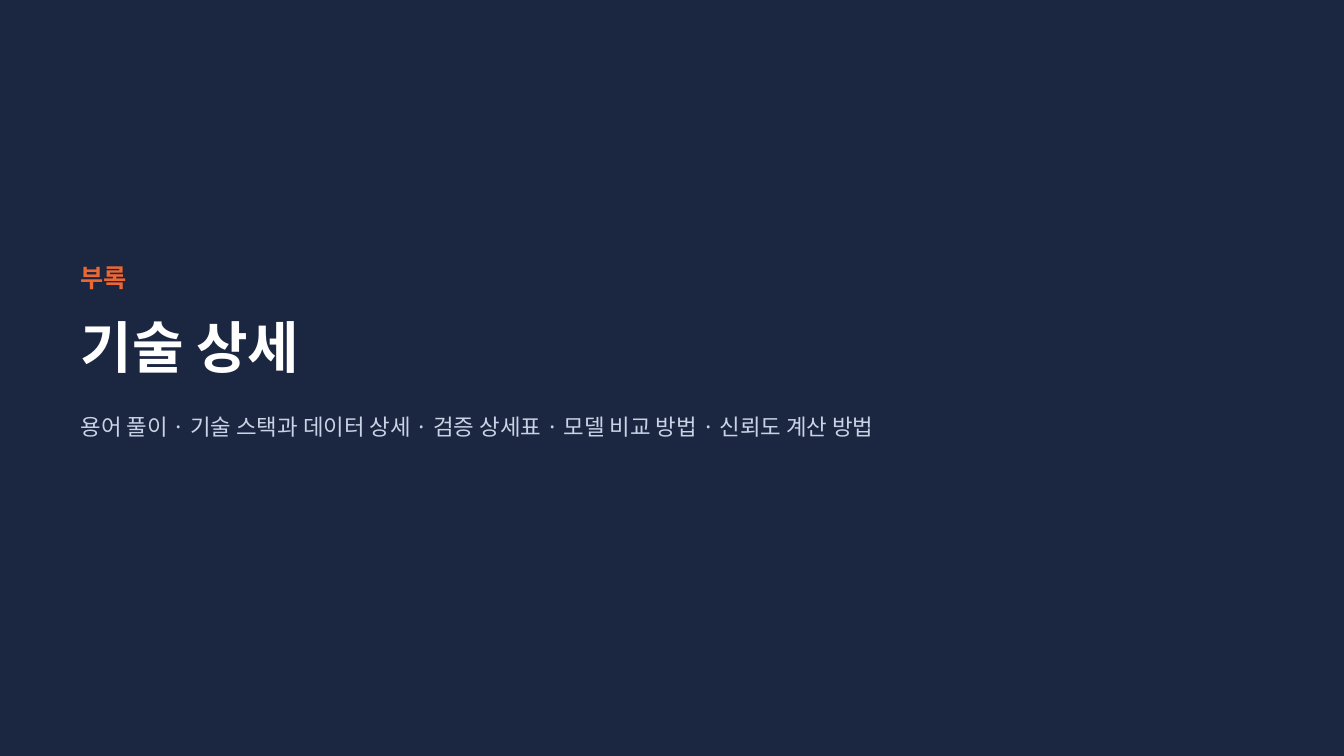
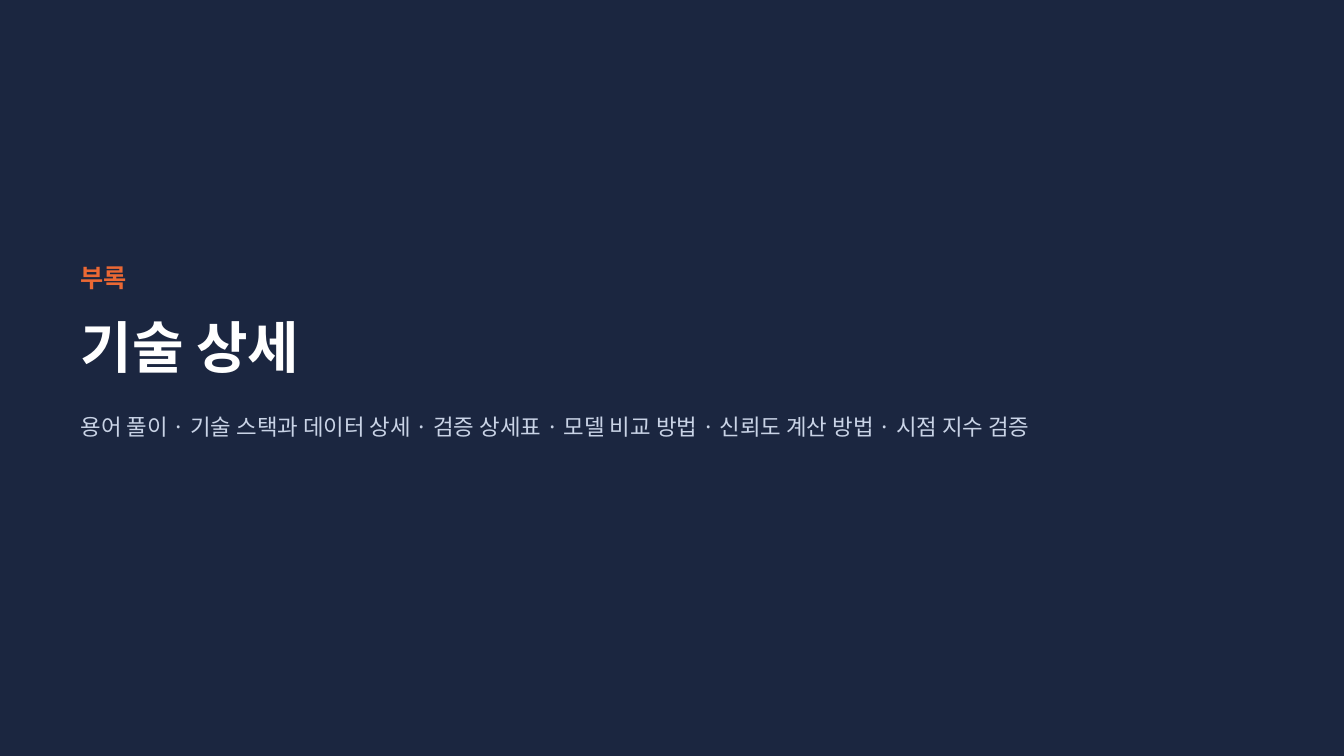
Before and after one commit to KimInSeok-DA/DA_Seoul_Villa_AVM, a slide deck: slide 20 of presentation/AVM_발표.pptx. Drawn at 1344x756 pixels with LibreOffice and Linux fonts; fonts in the diff are those of the drawing. Boxes give left, top, right and bottom in pixels: in the first picture for what was removed or moved away, otherwise in the second. Text is boxed around its words. In the diff, an @@ line names an element or a change of style, - is before the commit and + after.

Commit message:
문서·PPT: 시점 지수 검증(부록 F)과 한계 문장
- PPT 부록 F 시점 지수 검증(총 26장), 한계 장에 시점 지수가 늦게 따라가는 점, AI 활용 장 문서·PR 수
- PPT 재료 §2 데이터·§4-4 시점 지수 검증·§7-1 한계, README 데이터·REB_API_KEY, 용어사전
- HANDOFF·작업일지·AI 활용 기록

```diff
--- a/presentation/AVM_발표.pptx
+++ b/presentation/AVM_발표.pptx
@@ text at [81,416,1029,437]: text changed @@
-용어 풀이 · 기술 스택과 데이터 상세 · 검증 상세표 · 모델 비교 방법 · 신뢰도 계산 방법
+용어 풀이 · 기술 스택과 데이터 상세 · 검증 상세표 · 모델 비교 방법 · 신뢰도 계산 방법 · 시점 지수 검증
```
Also in this commit, not shown: 3 other slides changed, 1 slide added, 7 other files.
